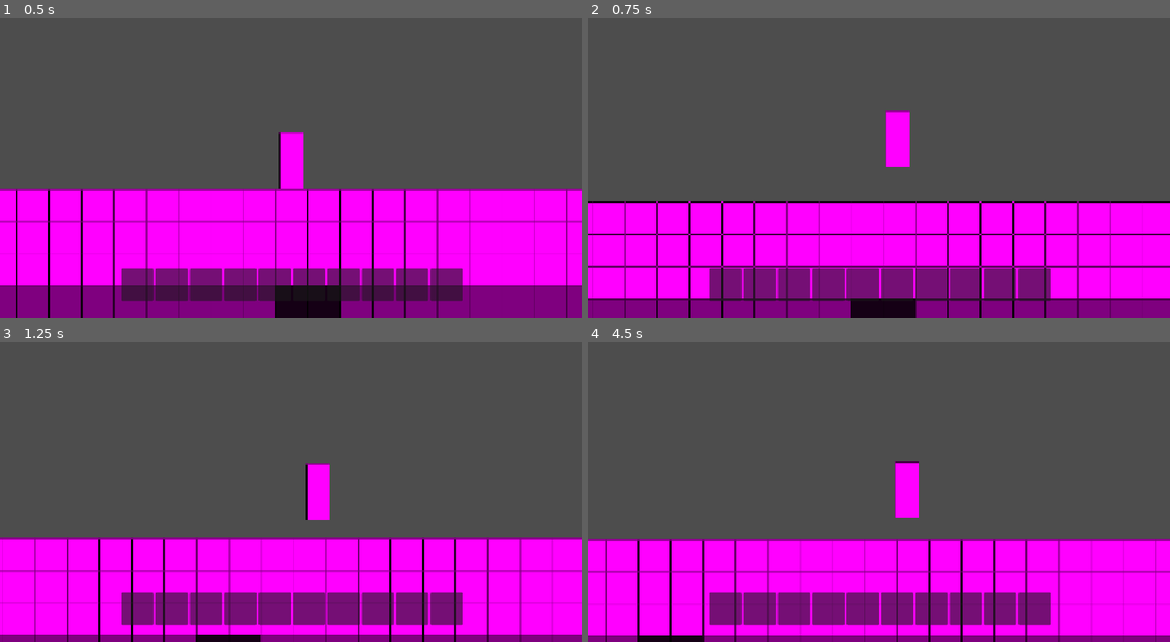
Above: before the commit, frames 1-4 (two rows, left to right).
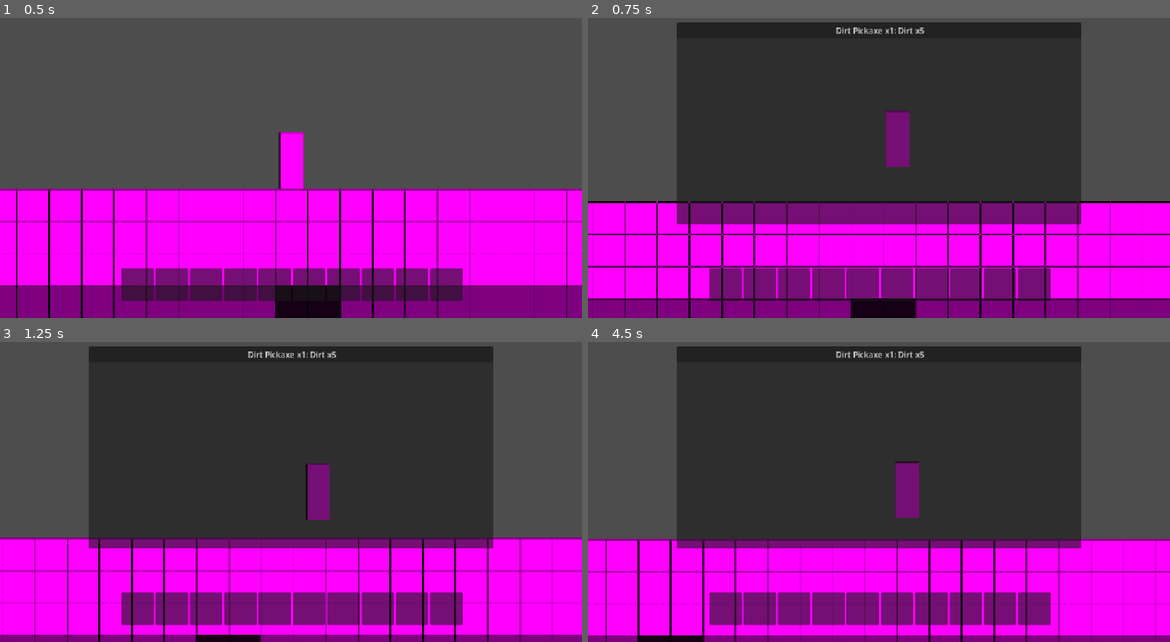
Above: after the commit, the same moments.

Repository: elementgermanium/totally-normal-mining-game
Game: Godot game, scene res://main.tscn
Two runs of this game, one before a commit and one after it. Both use one fixed random seed, a clock stepped at 60 frames per second and the inputs below.
Inputs (mouse positions are in pixels of both pictures, inside the frame that each line leads up to):
- Up to frame 1 (0.5 s): no input
- Up to frame 2 (0.75 s): tap Enter (ui_accept) at 0.5 s; move the mouse to (1007, 138) at 0.52 s; hold D (move_right) from 0.53 s (still down); hold C (crafting, bound only after the commit) from 0.53 s (still down)
- Up to frame 3 (1.25 s): keep holding D (move_right); keep holding C (crafting, bound only after the commit); tap Enter (ui_accept) at 0.77 s
- Up to frame 4 (4.5 s): release D (move_right) at 1.25 s; release C (crafting, bound only after the commit) at 1.25 s; click (879, 354) at 1.25 s, where only the run after the commit has a clickable "Dirt Pickaxe x1: Dirt x5"; move the mouse to (762, 495) at 2.02 s; hold D (move_right) 2.03-2.78 s; click (762, 495) at 2.1 s; tap Enter (ui_accept) at 2.27, 3.77 s; tap C (crafting, bound only after the commit) at 2.3, 3.6 s; move the mouse to (937, 408) at 2.77 s; hold A (move_left) 2.78-3.53 s; hold C (crafting, bound only after the commit) 2.78-3.53 s; right-click (937, 408) at 2.85 s; move the mouse to (849, 543) at 3.52 s; hold D (move_right) from 3.53 s (still down); move the mouse to (1053, 528) at 4.27 s; hold C (crafting, bound only after the commit) from 4.28 s (still down)

Frame 1 is identical in both runs. In frame 2, 46% of the frame differs, in the area x 15-85%, y 1-69%; in frame 3, 47%; in frame 4, 47%.
Error before the commit: Out of bounds get index '0' (on base: 'Array[Item]') (res://player.gd:42)
Error after the commit: Out of bounds get index '0' (on base: 'Array[Item]') (res://player.gd:46)

Commit message:
v0.0.7
added crafting, fixed saved tool not working until inventory reloaded

Diff:
--- /dev/null
+++ b/UI/crafting_entry.gd
@@ -0,0 +1,19 @@
+extends Button
+
+var item: Item
+
+func setup(recipe: CraftingRecipe):
+	text = " "
+	var output_parts: Array[String] = []
+	for output in recipe.outputs:
+		output_parts.append(
+			output.item.item_name + " x" + str(output.amount)
+		)
+	text += ", ".join(output_parts)
+	text += ": "
+	var input_parts: Array[String] = []
+	for input in recipe.inputs:
+		input_parts.append(
+			input.item.item_name + " x" + str(input.amount)
+		)
+	text += ", ".join(input_parts)
--- /dev/null
+++ b/UI/crafting_entry.tscn
@@ -0,0 +1,6 @@
+[gd_scene format=3 uid="uid://xo7ofbq2pbjd"]
+
+[ext_resource type="Script" uid="uid://b7lihe8c10wuh" path="res://UI/crafting_entry.gd" id="1_jamiu"]
+
+[node name="Button" type="Button" unique_id=1575996739]
+script = ExtResource("1_jamiu")
--- /dev/null
+++ b/crafting/recipes/dirt_pick_recipe.tres
@@ -0,0 +1,24 @@
+[gd_resource type="Resource" script_class="CraftingRecipe" format=3 uid="uid://bfdbxbfe61ynn"]
+
+[ext_resource type="Script" uid="uid://y2jaxkc05jpb" path="res://crafting_ingredient.gd" id="1_0ucob"]
+[ext_resource type="Resource" uid="uid://imh2twda1mls" path="res://materials/dirt.tres" id="2_oq547"]
+[ext_resource type="Resource" uid="uid://cqkl3pn25wkj1" path="res://tools/dirt_pickaxe.tres" id="3_m0uta"]
+[ext_resource type="Script" uid="uid://daakpbe15vetw" path="res://crafting/recipes/recipe.gd" id="3_oq547"]
+
+[sub_resource type="Resource" id="Resource_ycdy4"]
+script = ExtResource("1_0ucob")
+item = ExtResource("2_oq547")
+amount = 5
+metadata/_custom_type_script = "uid://y2jaxkc05jpb"
+
+[sub_resource type="Resource" id="Resource_vivmo"]
+script = ExtResource("1_0ucob")
+item = ExtResource("3_m0uta")
+metadata/_custom_type_script = "uid://y2jaxkc05jpb"
+
+[resource]
+script = ExtResource("3_oq547")
+display_name = "Dirt Pickaxe"
+inputs = Array[ExtResource("1_0ucob")]([SubResource("Resource_ycdy4")])
+outputs = Array[ExtResource("1_0ucob")]([SubResource("Resource_vivmo")])
+metadata/_custom_type_script = "uid://daakpbe15vetw"
--- /dev/null
+++ b/crafting/recipes/recipe.gd
@@ -0,0 +1,8 @@
+class_name CraftingRecipe
+extends Resource
+
+@export var display_name: String
+@export var inputs: Array[CraftingIngredient] = []
+@export var outputs: Array[CraftingIngredient] = []
+@export var time: float = 0.0
+@export var station: BlockMaterial = null
--- /dev/null
+++ b/crafting_ingredient.gd
@@ -0,0 +1,5 @@
+class_name CraftingIngredient
+extends Resource
+
+@export var item: Item
+@export var amount: int = 1
--- /dev/null
+++ b/crafting_system.gd
@@ -0,0 +1,3 @@
+extends Node
+
+@export var recipes: Array[CraftingRecipe]
--- a/main.tscn
+++ b/main.tscn
@@ -10,6 +10,9 @@
 [ext_resource type="Script" uid="uid://blig3hggtxrnn" path="res://world_layer.gd" id="8_4c57u"]
 [ext_resource type="Resource" uid="uid://u7l0cogxmdw2" path="res://layers/dirt_layer.tres" id="9_efxa6"]
 [ext_resource type="Resource" uid="uid://c1mvd7kd7is8w" path="res://layers/stone_layer.tres" id="10_dg77c"]
+[ext_resource type="Script" uid="uid://bg1n2pfvj3qmb" path="res://crafting_system.gd" id="11_efxa6"]
+[ext_resource type="Script" uid="uid://daakpbe15vetw" path="res://crafting/recipes/recipe.gd" id="12_ycdy4"]
+[ext_resource type="Resource" uid="uid://bfdbxbfe61ynn" path="res://crafting/recipes/dirt_pick_recipe.tres" id="13_w48qg"]
 
 [sub_resource type="PlaceholderTexture2D" id="PlaceholderTexture2D_jxauj"]
 size = Vector2(48, 112)
@@ -83,3 +86,22 @@
 layout_mode = 2
 size_flags_horizontal = 3
 size_flags_vertical = 10
+
+[node name="CraftingMenu" type="PanelContainer" parent="UI" unique_id=1164009530]
+visible = false
+offset_left = 176.0
+offset_top = 62.0
+offset_right = 976.0
+offset_bottom = 462.0
+
+[node name="ScrollContainer" type="ScrollContainer" parent="UI/CraftingMenu" unique_id=1655013871]
+layout_mode = 2
+
+[node name="CraftingList" type="VBoxContainer" parent="UI/CraftingMenu/ScrollContainer" unique_id=1883604005]
+layout_mode = 2
+size_flags_horizontal = 3
+size_flags_vertical = 3
+
+[node name="CraftingSystem" type="Node" parent="." unique_id=1838512815]
+script = ExtResource("11_efxa6")
+recipes = Array[ExtResource("12_ycdy4")]([ExtResource("13_w48qg")])
--- a/player.gd
+++ b/player.gd
@@ -19,9 +19,13 @@
 @onready var inventory_menu = $"../UI/InventoryMenu"
 @onready var inventory_list = $"../UI/InventoryMenu/ScrollContainer/InventoryList"
 @onready var equipment_label = $"../UI/InventoryMenu/ToolLabel"
+@onready var crafting_menu = $"../UI/CraftingMenu"
+@onready var crafting_list = $"../UI/CraftingMenu/ScrollContainer/CraftingList"
+@onready var craft_system = $"../CraftingSystem"
 
 var hotbar_slot_scene = preload("res://UI/hotbar_slot.tscn")
 var inventory_entry_scene = preload("res://UI/inventory_entry.tscn")
+var crafting_entry_scene = preload("res://UI/crafting_entry.tscn")
 var half_block = 32
 
 func initialize_hotbar_ui():
@@ -56,6 +60,15 @@
 		entry.pressed.connect(func(): use_inventory_item(slot.item))
 	update_equipment_display()
 
+func update_crafting_menu():
+	for child in crafting_list.get_children():
+		child.queue_free()
+	for recipe in craft_system.recipes:
+		var entry = crafting_entry_scene.instantiate()
+		crafting_list.add_child(entry)
+		entry.setup(recipe)
+		entry.pressed.connect(func(): craft(recipe))
+
 func use_inventory_item(item: Item):
 	if item is Tool:
 		equip_tool(item)
@@ -85,6 +98,11 @@
 	inventory_menu.visible = not inventory_menu.visible
 	if inventory_menu.visible:
 		update_inventory_menu()
+
+func toggle_crafting():
+	crafting_menu.visible = not crafting_menu.visible
+	if crafting_menu.visible:
+		update_crafting_menu()
 
 func _physics_process(delta: float) -> void:
 	# Add the gravity.
@@ -195,6 +213,8 @@
 			update_hotbar_display()
 	if event.is_action_pressed("inventory"):
 		toggle_inventory()
+	if event.is_action_pressed("crafting"):
+		toggle_crafting()
 
 func get_mouse_block_position() -> Vector2i:
 	var mouse_position = get_global_mouse_position()
@@ -277,3 +297,17 @@
 		equipped_tool = null
 	else:
 		equipped_tool = load(data) as Item
+		mining_power = equipped_tool.power
+
+func can_craft(recipe: CraftingRecipe) -> bool:
+	for input in recipe.inputs:
+		if get_item_amount(input.item) < input.amount:
+			return false
+	return true
+
+func craft(recipe: CraftingRecipe):
+	for input in recipe.inputs:
+		remove_item(input.item, input.amount)
+	for output in recipe.outputs:
+		add_item(output.item, output.amount)
+	update_inventory_menu()
--- a/project.godot
+++ b/project.godot
@@ -112,6 +112,11 @@
 "events": [Object(InputEventKey,"resource_local_to_scene":false,"resource_name":"","device":-1,"window_id":0,"alt_press …(192 unchanged characters)…
 ]
 }
+crafting={
+"deadzone": 0.2,
+"events": [Object(InputEventKey,"resource_local_to_scene":false,"resource_name":"","device":-1,"window_id":0,"alt_pressed":false,"shift_pressed":false,"ctrl_pressed":false,"meta_pressed":false,"pressed":false,"keycode":0,"physical_keycode":67,"key_label":0,"unicode":99,"location":0,"echo":false,"script":null)
+]
+}
 
 [physics]
 
Not shown, added: UI/crafting_entry.gd.uid
Not shown, added: crafting/recipes/recipe.gd.uid
Not shown, added: crafting_ingredient.gd.uid
Not shown, added: crafting_system.gd.uid
